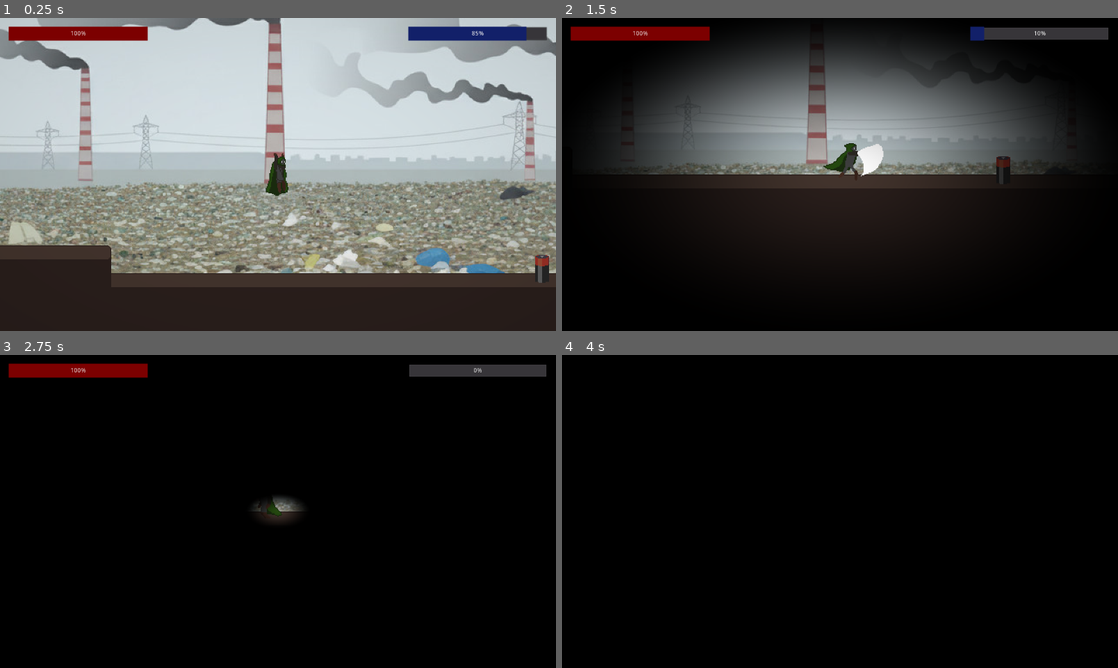
Above: before the commit, frames 1-4 (two rows, left to right).
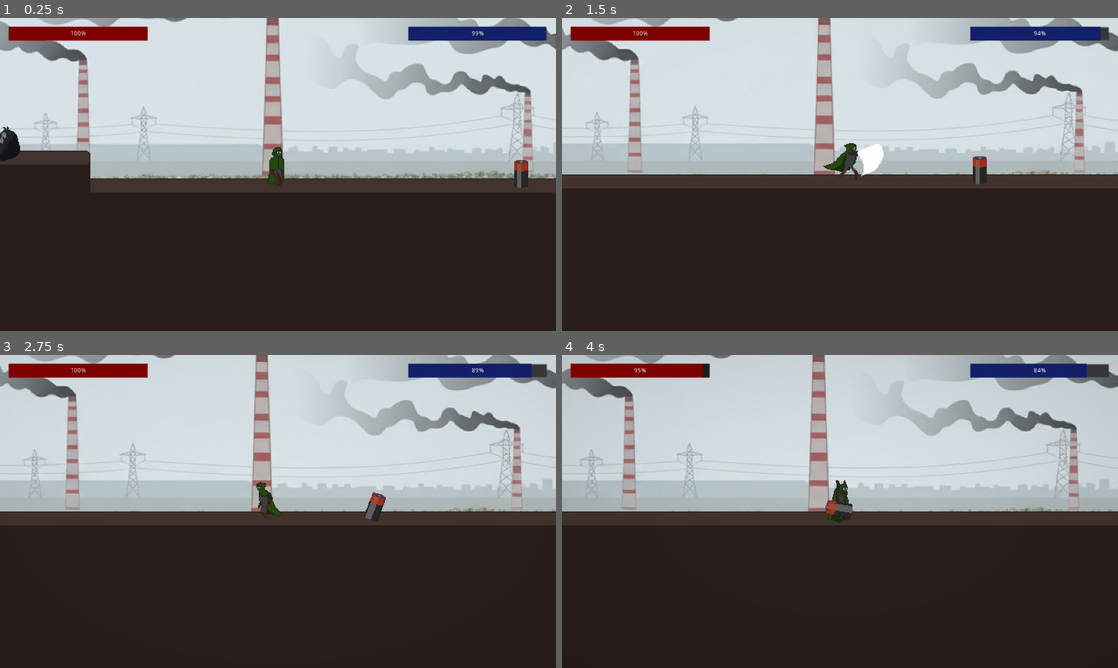
Above: after the commit, the same moments.

Repository: maroisa/everdusk
Game: Godot game, scene res://worlds/world.tscn
The game is run twice, just before and just after one commit, with the same random seed, the same clock (stepped at 60 frames per second) and the same inputs.
Inputs (mouse positions are in pixels of both pictures, inside the frame that each line leads up to):
- Up to frame 1 (0.25 s): no input
- Up to frame 2 (1.5 s): move the mouse to (962, 158) at 0.52 s; hold D (right) from 0.53 s (still down); click (962, 158) at 0.6 s; tap Space (jump) at 0.77 s; move the mouse to (728, 190) at 1.27 s; click (728, 190) at 1.35 s
- Up to frame 3 (2.75 s): tap Space (jump) at 1.52 s; move the mouse to (333, 442) at 2.02 s; release D (right) at 2.03 s; hold A (left) from 2.03 s (still down); click (333, 442) at 2.1 s
- Up to frame 4 (4 s): move the mouse to (812, 574) at 2.77 s; release A (left) at 2.78 s; hold D (right) from 2.78 s (still down); click (812, 574) at 2.85 s; tap Space (jump) at 3.02, 3.77 s; move the mouse to (1006, 558) at 3.52 s; click (1006, 558) at 3.6 s

The runs differ from the first frame. In frame 1, 40% of the frame differs, in the area x 0-100%, y 0-85%; in frame 2, 83%; in frame 3, 99%; in frame 4, 100%, in the area x 0-100%, y 0-100%.

Commit message:
tambah fitur pilihan

Diff:
--- a/canvases/hud.gd
+++ b/canvases/hud.gd
@@ -3,8 +3,12 @@
 const MAX_SANITY = 100
 
 var player: KinematicBody2D
+var current_choice
 
 func _ready():
+	for i in $Selection/M/HB.get_children():
+		i.connect("pressed", self, "on_selected", [i.name])
+
 	$SanityTimer.connect("timeout", self, "on_sanity_drained")
 	$ColorRect.material.set_shader_param("intensity", 0)
 
@@ -29,3 +33,23 @@
 		var tw = create_tween().tween_property($ColorRect, "material:shader_param/intensity", 20, 2).set_ease(Tween.EASE_OUT).set_trans(Tween.TRANS_QUAD)
 		yield(tw, "finished")
 		get_tree().change_scene("res://canvases/insanity.tscn")
+
+func on_selected(choice):
+	if choice == current_choice:
+		$M/HB/SanityBar.value += 30
+		$C/Label.text = "Benar!!"
+		$C/AnimationPlayer.play("pop")
+	else:
+		$M/HB/SanityBar.value -= 5
+		$C/Label.text = "Salah!!"
+		$C/AnimationPlayer.play("pop")
+
+	get_parent().on_selected()
+	$Selection.hide()
+
+func set_choice(choice):
+	$Selection.show()
+	current_choice = choice
+
+func hide_choice():
+	$Selection.hide()
--- a/canvases/hud.tscn
+++ b/canvases/hud.tscn
@@ -1,6 +1,10 @@
-[gd_scene load_steps=7 format=2]
+[gd_scene load_steps=17 format=2]
 
 [ext_resource path="res://canvases/hud.gd" type="Script" id=1]
+[ext_resource path="res://assets/wastemark_plastic.png" type="Texture" id=2]
+[ext_resource path="res://assets/wastemark_organic.png" type="Texture" id=3]
+[ext_resource path="res://assets/wastemark_electric.png" type="Texture" id=4]
+[ext_resource path="res://assets/DePixelHalbfett.otf" type="DynamicFontData" id=5]
 
 [sub_resource type="Shader" id=4]
 code = "shader_type canvas_item;
@@ -33,6 +37,111 @@
 
 [sub_resource type="StyleBoxFlat" id=3]
 bg_color = Color( 0.0745098, 0.129412, 0.415686, 1 )
+
+[sub_resource type="StyleBoxFlat" id=7]
+bg_color = Color( 0, 0, 0, 0.196078 )
+border_width_left = 2
+border_width_top = 2
+border_width_right = 2
+border_width_bottom = 2
+border_color = Color( 0, 0, 0, 1 )
+corner_radius_top_left = 4
+corner_radius_top_right = 4
+corner_radius_bottom_right = 4
+corner_radius_bottom_left = 4
+corner_detail = 2
+
+[sub_resource type="StyleBoxFlat" id=8]
+bg_color = Color( 0.298039, 0.298039, 0.298039, 1 )
+border_width_left = 2
+border_width_top = 2
+border_width_right = 2
+border_width_bottom = 2
+border_color = Color( 0, 0, 0, 1 )
+corner_radius_top_left = 4
+corner_radius_top_right = 4
+corner_radius_bottom_right = 4
+corner_radius_bottom_left = 4
+corner_detail = 2
+
+[sub_resource type="StyleBoxFlat" id=6]
+bg_color = Color( 0.6, 0.6, 0.6, 0 )
+border_width_left = 2
+border_width_top = 2
+border_width_right = 2
+border_width_bottom = 2
+border_color = Color( 0, 0, 0, 1 )
+corner_radius_top_left = 4
+corner_radius_top_right = 4
+corner_radius_bottom_right = 4
+corner_radius_bottom_left = 4
+corner_detail = 2
+
+[sub_resource type="DynamicFont" id=9]
+font_data = ExtResource( 5 )
+
+[sub_resource type="Animation" id=11]
+length = 0.001
+tracks/0/type = "bezier"
+tracks/0/path = NodePath("Label:rect_min_size:y")
+tracks/0/interp = 1
+tracks/0/loop_wrap = true
+tracks/0/imported = false
+tracks/0/enabled = true
+tracks/0/keys = {
+"points": PoolRealArray( 200, -0.25, 0, 0.25, 0 ),
+"times": PoolRealArray( 0 )
+}
+
+[sub_resource type="Animation" id=10]
+resource_name = "pop"
+length = 0.5
+tracks/0/type = "value"
+tracks/0/path = NodePath("Label:percent_visible")
+tracks/0/interp = 1
+tracks/0/loop_wrap = true
+tracks/0/imported = false
+tracks/0/enabled = true
+tracks/0/keys = {
+"times": PoolRealArray( 0, 0.1 ),
+"transitions": PoolRealArray( 1, 1 ),
+"update": 0,
+"values": [ 0.0, 1.0 ]
+}
+tracks/1/type = "value"
+tracks/1/path = NodePath("Label:visible")
+tracks/1/interp = 1
+tracks/1/loop_wrap = true
+tracks/1/imported = false
+tracks/1/enabled = true
+tracks/1/keys = {
+"times": PoolRealArray( 0, 0.1 ),
+"transitions": PoolRealArray( 1, 1 ),
+"update": 1,
+"values": [ true, true ]
+}
+tracks/2/type = "value"
+tracks/2/path = NodePath("Label:modulate")
+tracks/2/interp = 1
+tracks/2/loop_wrap = true
+tracks/2/imported = false
+tracks/2/enabled = true
+tracks/2/keys = {
+"times": PoolRealArray( 0, 0.2, 0.3, 0.5 ),
+"transitions": PoolRealArray( 1, 1, 1, 1 ),
+"update": 0,
+"values": [ Color( 1, 1, 1, 0 ), Color( 1, 1, 1, 1 ), Color( 1, 1, 1, 1 ), Color( 1, 1, 1, 0 ) ]
+}
+tracks/3/type = "bezier"
+tracks/3/path = NodePath("Label:rect_min_size:y")
+tracks/3/interp = 1
+tracks/3/loop_wrap = true
+tracks/3/imported = false
+tracks/3/enabled = true
+tracks/3/keys = {
+"points": PoolRealArray( 200, -0.25, 0, 0, 108.786, 400, -0.25, 0, 0.25, 0 ),
+"times": PoolRealArray( 0, 0.5 )
+}
 
 [node name="HUD" type="CanvasLayer"]
 script = ExtResource( 1 )
@@ -77,4 +186,80 @@
 value = 3.69
 
 [node name="SanityTimer" type="Timer" parent="."]
-wait_time = 0.01
+wait_time = 0.25
+
+[node name="Selection" type="CenterContainer" parent="."]
+visible = false
+anchor_right = 1.0
+anchor_bottom = 1.0
+
+[node name="M" type="MarginContainer" parent="Selection"]
+margin_left = 540.0
+margin_top = 178.0
+margin_right = 740.0
+margin_bottom = 542.0
+custom_constants/margin_bottom = 300
+
+[node name="HB" type="HBoxContainer" parent="Selection/M"]
+margin_right = 200.0
+margin_bottom = 64.0
+
+[node name="electric" type="Button" parent="Selection/M/HB"]
+margin_right = 64.0
+margin_bottom = 64.0
+rect_min_size = Vector2( 64, 64 )
+focus_mode = 0
+mouse_filter = 1
+custom_styles/hover = SubResource( 7 )
+custom_styles/pressed = SubResource( 8 )
+custom_styles/normal = SubResource( 6 )
+icon = ExtResource( 4 )
+icon_align = 1
+expand_icon = true
+
+[node name="organic" type="Button" parent="Selection/M/HB"]
+margin_left = 68.0
+margin_right = 132.0
+margin_bottom = 64.0
+rect_min_size = Vector2( 64, 64 )
+focus_mode = 0
+mouse_filter = 1
+custom_styles/hover = SubResource( 7 )
+custom_styles/pressed = SubResource( 8 )
+custom_styles/normal = SubResource( 6 )
+icon = ExtResource( 3 )
+icon_align = 1
+expand_icon = true
+
+[node name="plastic" type="Button" parent="Selection/M/HB"]
+margin_left = 136.0
+margin_right = 200.0
+margin_bottom = 64.0
+rect_min_size = Vector2( 64, 64 )
+focus_mode = 0
+mouse_filter = 1
+custom_styles/hover = SubResource( 7 )
+custom_styles/pressed = SubResource( 8 )
+custom_styles/normal = SubResource( 6 )
+icon = ExtResource( 2 )
+icon_align = 1
+expand_icon = true
+
+[node name="C" type="CenterContainer" parent="."]
+anchor_right = 1.0
+anchor_bottom = 1.0
+mouse_filter = 2
+
+[node name="Label" type="Label" parent="C"]
+modulate = Color( 1, 1, 1, 0 )
+margin_left = 602.0
+margin_top = 260.0
+margin_right = 678.0
+margin_bottom = 460.0
+rect_min_size = Vector2( 0, 200 )
+custom_fonts/font = SubResource( 9 )
+text = "Benar!"
+
+[node name="AnimationPlayer" type="AnimationPlayer" parent="C"]
+anims/RESET = SubResource( 11 )
+anims/pop = SubResource( 10 )
--- /dev/null
+++ b/canvases/outro.tscn
@@ -0,0 +1,21 @@
+[gd_scene load_steps=3 format=2]
+
+[ext_resource path="res://assets/DePixelHalbfett.otf" type="DynamicFontData" id=1]
+
+[sub_resource type="DynamicFont" id=1]
+font_data = ExtResource( 1 )
+
+[node name="CanvasLayer" type="CanvasLayer"]
+
+[node name="AnimationPlayer" type="AnimationPlayer" parent="."]
+
+[node name="CenterContainer" type="CenterContainer" parent="."]
+anchor_right = 1.0
+anchor_bottom = 1.0
+
+[node name="Label" type="Label" parent="CenterContainer"]
+margin_left = 640.0
+margin_top = 349.0
+margin_right = 640.0
+margin_bottom = 370.0
+custom_fonts/font = SubResource( 1 )
--- a/characters/battery/battery.gd
+++ b/characters/battery/battery.gd
@@ -1,6 +1,7 @@
 extends KinematicBody2D
 
 const GRAVITY = 250
+const type = "electric"
 
 signal on_hit
 
--- a/characters/battery/battery.tscn
+++ b/characters/battery/battery.tscn
@@ -10,45 +10,6 @@
 
 [sub_resource type="RectangleShape2D" id=3]
 extents = Vector2( 10, 12 )
-
-[sub_resource type="Animation" id=19]
-length = 0.001
-tracks/0/type = "value"
-tracks/0/path = NodePath("Sprite:frame_coords")
-tracks/0/interp = 1
-tracks/0/loop_wrap = true
-tracks/0/imported = false
-tracks/0/enabled = true
-tracks/0/keys = {
-"times": PoolRealArray( 0 ),
-"transitions": PoolRealArray( 1 ),
-"update": 0,
-"values": [ Vector2( 0, 1 ) ]
-}
-tracks/1/type = "value"
-tracks/1/path = NodePath("CollisionShape2D:disabled")
-tracks/1/interp = 1
-tracks/1/loop_wrap = true
-tracks/1/imported = false
-tracks/1/enabled = true
-tracks/1/keys = {
-"times": PoolRealArray( 0 ),
-"transitions": PoolRealArray( 1 ),
-"update": 1,
-"values": [ false ]
-}
-tracks/2/type = "value"
-tracks/2/path = NodePath("DestroyArea/CollisionShape2D:disabled")
-tracks/2/interp = 1
-tracks/2/loop_wrap = true
-tracks/2/imported = false
-tracks/2/enabled = true
-tracks/2/keys = {
-"times": PoolRealArray( 0 ),
-"transitions": PoolRealArray( 1 ),
-"update": 1,
-"values": [ true ]
-}
 
 [sub_resource type="Animation" id=18]
 resource_name = "death"
@@ -240,19 +201,18 @@
 collision_layer = 4
 collision_mask = 3
 script = ExtResource( 3 )
+health = 5
 
 [node name="Sprite" type="Sprite" parent="."]
 material = SubResource( 5 )
 texture = ExtResource( 1 )
 hframes = 14
 vframes = 2
-frame = 14
 
 [node name="CollisionShape2D" type="CollisionShape2D" parent="."]
 shape = SubResource( 3 )
 
 [node name="AnimationPlayer" type="AnimationPlayer" parent="."]
-anims/RESET = SubResource( 19 )
 anims/death = SubResource( 18 )
 anims/idle = SubResource( 15 )
 anims/slam = SubResource( 1 )
@@ -270,7 +230,6 @@
 
 [node name="CollisionShape2D" type="CollisionShape2D" parent="DetectArea"]
 shape = SubResource( 7 )
-disabled = true
 
 [node name="AttackArea" type="Area2D" parent="."]
 collision_layer = 0
--- a/characters/moss/moss.gd
+++ b/characters/moss/moss.gd
@@ -1,8 +1,10 @@
 extends KinematicBody2D
+
+const type = "organic"
 
 signal on_hit
 
-export var health: int = 100
+export var health: int = 5
 
 func _ready():
 	self.connect("on_hit", self, "on_hit")
@@ -14,6 +16,7 @@
 	if self.health <= 0:
 		$Sprite.modulate.a = 0.5
 		$CollisionShape2D.set_deferred("disabled", true)
+		$DestroyArea/CollisionShape2D.set_deferred("disabled", false)
 
 	$Sprite.material.set_shader_param("flash", true)
 	yield(get_tree().create_timer(0.1), "timeout")
--- a/characters/moss/moss.tscn
+++ b/characters/moss/moss.tscn
@@ -43,6 +43,9 @@
 "values": [ Vector2( 0, 0 ), Vector2( 1, 0 ), Vector2( 2, 0 ), Vector2( 3, 0 ), Vector2( 4, 0 ), Vector2( 5, 0 ), Vector2( 6, 0 ), Vector2( 7, 0 ), Vector2( 8, 0 ), Vector2( 9, 0 ) ]
 }
 
+[sub_resource type="CircleShape2D" id=5]
+radius = 24.0
+
 [node name="Moss" type="KinematicBody2D"]
 collision_layer = 4
 collision_mask = 3
@@ -60,3 +63,11 @@
 autoplay = "idle"
 anims/RESET = SubResource( 3 )
 anims/idle = SubResource( 2 )
+
+[node name="DestroyArea" type="Area2D" parent="."]
+collision_layer = 8
+collision_mask = 0
+
+[node name="CollisionShape2D" type="CollisionShape2D" parent="DestroyArea"]
+shape = SubResource( 5 )
+disabled = true
--- a/characters/player/player.gd
+++ b/characters/player/player.gd
@@ -6,14 +6,18 @@
 const JUMP_SPEED = 400
 
 var health = 20
+var velocity_static: float = 0
+var current_destroyable = null
 
-var velocity_static: float = 0
 export var velocity: Vector2 = Vector2()
 
 onready var animstate = $AnimationTree.get("parameters/playback")
 
 func _ready():
 	$AttackArea.connect("body_entered", self, "on_attack")
+	$DestroyArea.connect("area_entered", self, "on_destroyable_entered")
+	$DestroyArea.connect("area_exited", self, "on_destroyable_exited")
+	$DestroyableMark.set_as_toplevel(true)
 	self.connect("on_hit", self, "on_hit")
 	$HUD.set_max_health(health)
 	$HUD.activate_sanity()
@@ -29,3 +33,18 @@
 	$Sprite.material.set_shader_param("flash", true)
 	yield(get_tree().create_timer(0.1), "timeout")
 	$Sprite.material.set_shader_param("flash", false)
+
+func on_destroyable_entered(area: Area2D):
+	$HUD.set_choice(area.get_parent().type)
+	$DestroyableMark.global_position = area.global_position + Vector2(0, -20)
+	$DestroyableMark.show()
+	current_destroyable = area.get_parent()
+
+func on_destroyable_exited(area: Area2D):
+	print(area.name + ": exited")
+	$HUD.hide_choice()
+	$DestroyableMark.hide()
+	current_destroyable = null
+
+func on_selected():
+	current_destroyable.get_node("DestroyArea/CollisionShape2D").queue_free()
--- a/characters/player/player.tscn
+++ b/characters/player/player.tscn
@@ -11,6 +11,7 @@
 [ext_resource path="res://characters/player/player_attack.png" type="Texture" id=9]
 [ext_resource path="res://assets/hit.gdshader" type="Shader" id=10]
 [ext_resource path="res://canvases/hud.tscn" type="PackedScene" id=11]
+[ext_resource path="res://assets/destroyable_mark.png" type="Texture" id=12]
 
 [sub_resource type="RectangleShape2D" id=1]
 extents = Vector2( 8, 16 )
@@ -641,6 +642,9 @@
 [sub_resource type="RectangleShape2D" id=38]
 extents = Vector2( 16, 24 )
 
+[sub_resource type="CircleShape2D" id=48]
+radius = 50.0
+
 [node name="Player" type="KinematicBody2D"]
 z_index = 1
 collision_layer = 2
@@ -723,3 +727,15 @@
 disabled = true
 
 [node name="HUD" parent="." instance=ExtResource( 11 )]
+
+[node name="DestroyArea" type="Area2D" parent="."]
+collision_layer = 0
+collision_mask = 8
+
+[node name="CollisionShape2D" type="CollisionShape2D" parent="DestroyArea"]
+shape = SubResource( 48 )
+
+[node name="DestroyableMark" type="Sprite" parent="."]
+visible = false
+z_index = 3
+texture = ExtResource( 12 )
--- a/characters/trashbag/trashbag.gd
+++ b/characters/trashbag/trashbag.gd
@@ -1,4 +1,6 @@
 extends KinematicBody2D
+
+const type = "plastic"
 
 signal on_hit
 
@@ -41,6 +43,7 @@
 	if self.health <= 0:
 		player = null
 		$AnimationPlayer.play("death")
+		$DestroyArea/CollisionShape2D.set_deferred("disabled", false)
 		collision_mask = 1
 		collision_layer = 0
 		velocity = Vector2()
--- a/characters/trashbag/trashbag.tscn
+++ b/characters/trashbag/trashbag.tscn
@@ -163,6 +163,9 @@
 [sub_resource type="CircleShape2D" id=8]
 radius = 16.0
 
+[sub_resource type="CircleShape2D" id=11]
+radius = 24.0
+
 [node name="Trashbag" type="KinematicBody2D"]
 collision_layer = 4
 collision_mask = 3
@@ -201,3 +204,11 @@
 [node name="CollisionShape2D" type="CollisionShape2D" parent="AttackArea"]
 shape = SubResource( 8 )
 disabled = true
+
+[node name="DestroyArea" type="Area2D" parent="."]
+collision_layer = 8
+collision_mask = 0
+
+[node name="CollisionShape2D" type="CollisionShape2D" parent="DestroyArea"]
+shape = SubResource( 11 )
+disabled = true
--- a/worlds/world.gd
+++ b/worlds/world.gd
@@ -2,6 +2,10 @@
 
 func _ready():
 	$DeathZone.connect("body_entered", self, "on_reset")
+	$WinArea.connect("body_entered", self, "on_win")
 
 func on_reset(body):
 	get_tree().reload_current_scene()
+
+func on_win():
+	Switcher.switch_to("res://canvases/outro.tscn")
--- a/worlds/world.tscn
+++ b/worlds/world.tscn
@@ -300,10 +300,14 @@
 [sub_resource type="RectangleShape2D" id=42]
 extents = Vector2( 10000, 100 )
 
+[sub_resource type="RectangleShape2D" id=43]
+extents = Vector2( 100, 1000 )
+
 [node name="World" type="Node2D"]
 script = ExtResource( 8 )
 
 [node name="Player" parent="." instance=ExtResource( 6 )]
+position = Vector2( 24, 112 )
 
 [node name="TileMap" type="TileMap" parent="."]
 tile_set = SubResource( 1 )
@@ -315,7 +319,8 @@
 [node name="ParallaxBackground" type="ParallaxBackground" parent="."]
 
 [node name="ParallaxLayer" type="ParallaxLayer" parent="ParallaxBackground"]
-motion_scale = Vector2( 0.2, 0.2 )
+motion_scale = Vector2( 0.1, 0.1 )
+motion_mirroring = Vector2( 1344, 0 )
 
 [node name="Sprite" type="Sprite" parent="ParallaxBackground/ParallaxLayer"]
 z_index = -2
@@ -342,11 +347,37 @@
 [node name="Battery2" parent="Enemies" instance=ExtResource( 7 )]
 position = Vector2( 304, 112 )
 
+[node name="Battery4" parent="Enemies" instance=ExtResource( 7 )]
+position = Vector2( 3264, 64 )
+
 [node name="Moss" parent="Enemies" instance=ExtResource( 2 )]
 position = Vector2( 1440, 104 )
 
+[node name="Moss3" parent="Enemies" instance=ExtResource( 2 )]
+position = Vector2( 2824, 88 )
+
+[node name="Moss2" parent="Enemies" instance=ExtResource( 2 )]
+position = Vector2( 2256, 104 )
+
 [node name="Trashbag" parent="Enemies" instance=ExtResource( 4 )]
 position = Vector2( 1600, 80 )
 
+[node name="Battery3" parent="Enemies" instance=ExtResource( 7 )]
+position = Vector2( 2400, 112 )
+
+[node name="Trashbag3" parent="Enemies" instance=ExtResource( 4 )]
+position = Vector2( 2584, 104 )
+
+[node name="Trashbag4" parent="Enemies" instance=ExtResource( 4 )]
+position = Vector2( -288, 40 )
+
 [node name="Trashbag2" parent="Enemies" instance=ExtResource( 4 )]
 position = Vector2( 2096, 80 )
+
+[node name="WinArea" type="Area2D" parent="."]
+position = Vector2( 4120, 0 )
+collision_layer = 0
+collision_mask = 2
+
+[node name="CollisionShape2D" type="CollisionShape2D" parent="WinArea"]
+shape = SubResource( 43 )
Binary file added: assets/destroyable_mark.png
Binary file added: assets/wastemark_electric.png
Binary file added: assets/wastemark_organic.png
Binary file added: assets/wastemark_plastic.png
Not shown: 1 places in characters/battery/battery.tscn that only renumber resources
Not shown: 1 places in characters/moss/moss.tscn that only renumber resources
Not shown: 1 places in characters/player/player.tscn that only renumber resources
Not shown: 1 places in characters/trashbag/trashbag.tscn that only renumber resources
Not shown, changed: export_presets.cfg
Not shown: 1 places in worlds/world.tscn that only renumber resources
Not shown, added: Everdusk.pck
Not shown, added: Everdusk.x86_64
